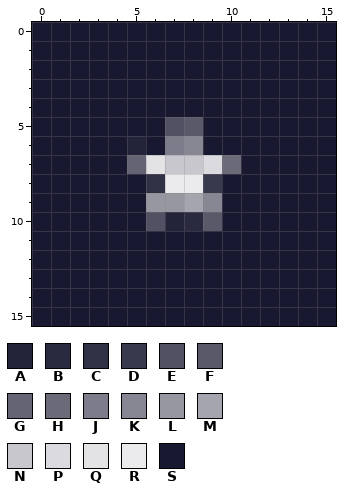
Two versions of one pixel-art sprite, favicon-16x16.png. That is the earlier state.
The file is 16x16 pixels. Colours within 5 levels of each other are drawn and written as one.
Palette (. is transparent): A #23233a  B #29293f  C #313146  D #39394d  E #515163  F #59596a  G #646474  H #6a6a79  J #7c7c8a  K #878794  L #9797a1  M #a5a5af  N #c7c7cd  P #dbdbdf  Q #e3e3e6  R #ebebed  S #181830
The same view after the edit:
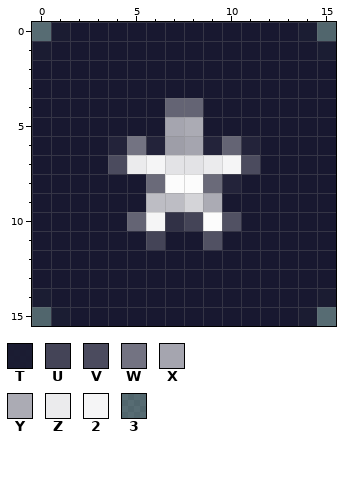
Colours new in this view: T #18182ff8  U #444457  V #4b4b5e  W #737382  X #a5a5af  Y #ababb4  Z #ebebed  2 #f5f5f6  3 #16162f7d
Difference:
Colour J changes from #7c7c8a to #9e9ea8.
Colour L changes from #9797a1 to #bdbdc4.
Colour M changes from #a5a5af to #d4d4d8.
Colour R changes from #ebebed to #fcfcfc.
Colour 2 replaces colour E in row 10 at x 6.
Colour 2 replaces colour H in row 7 at x 10.
Colour 2 replaces colour Q in row 7 at x 6.
Colour 3 replaces colour S in row 0 at x 0 and 15; in row 15 at x 0 and 15.
Colour A replaces colour S in row 6 at x 4, 6, 9 and 11; in row 8 at x 10.
Colour C replaces colour A in row 10 at x 7.
Colour E replaces colour S in row 10 at x 10; in row 11 at x 9.
Colour G replaces colour S in row 4 at x 7 to 8; in row 6 at x 10; in row 10 at x 5.
Colour H replaces colour C in row 8 at x 6.
Colour H replaces colour D in row 8 at x 9.
Colour Q replaces colour N in row 7 at x 7 to 8.
Colour R replaces colour F in row 10 at x 9.
Colour T replaces colour S in row 0 at x 1 and 14; in row 1 at x 0 and 15; in row 14 at x 0 and 15; in row 15 at x 1 and 14.
Colour U replaces colour B in row 10 at x 8.
Colour U replaces colour S in row 11 at x 6.
Colour V replaces colour S in row 7 at x 4 and 11.
Colour W replaces colour A in row 6 at x 5.
Colour X replaces colour E in row 5 at x 7.
Colour X replaces colour K in row 6 at x 8.
Colour Y replaces colour F in row 5 at x 8.
Colour Y replaces colour K in row 9 at x 9.
Colour Z replaces colour G in row 7 at x 5.
Colour Z replaces colour P in row 7 at x 9.
Where, in picture pixels (left, top, right, bottom), the same in both pictures:
changed: (32, 22, 70, 60)
changed: (298, 22, 336, 60)
changed: (32, 98, 260, 326)
changed: (298, 288, 336, 326)
